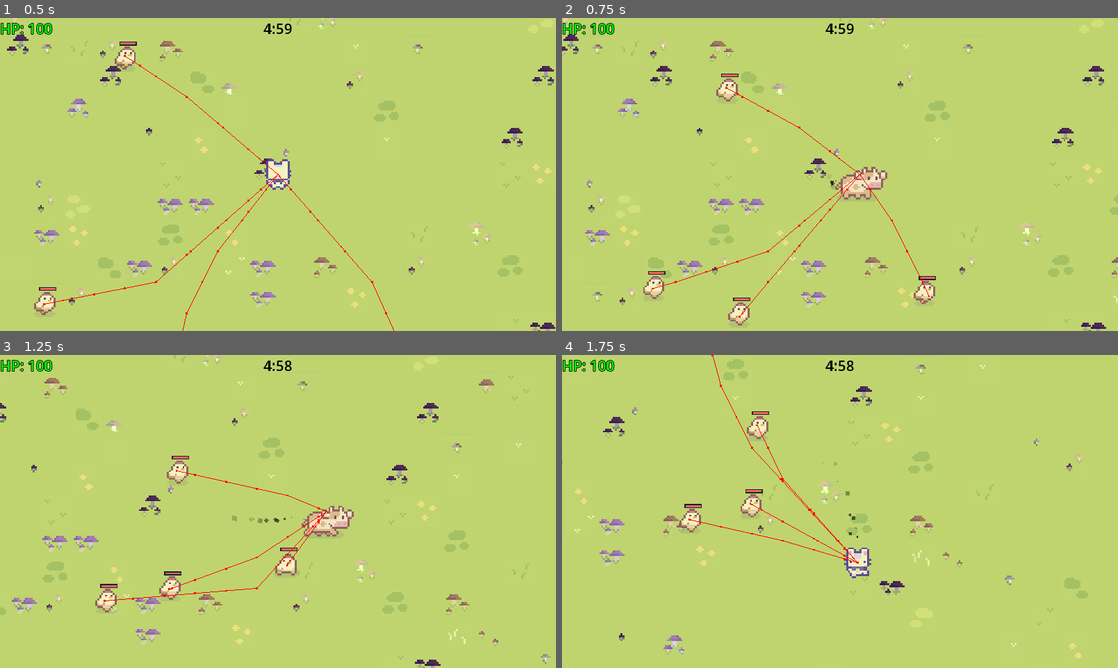
Above: before the commit, frames 1-4 (two rows, left to right).
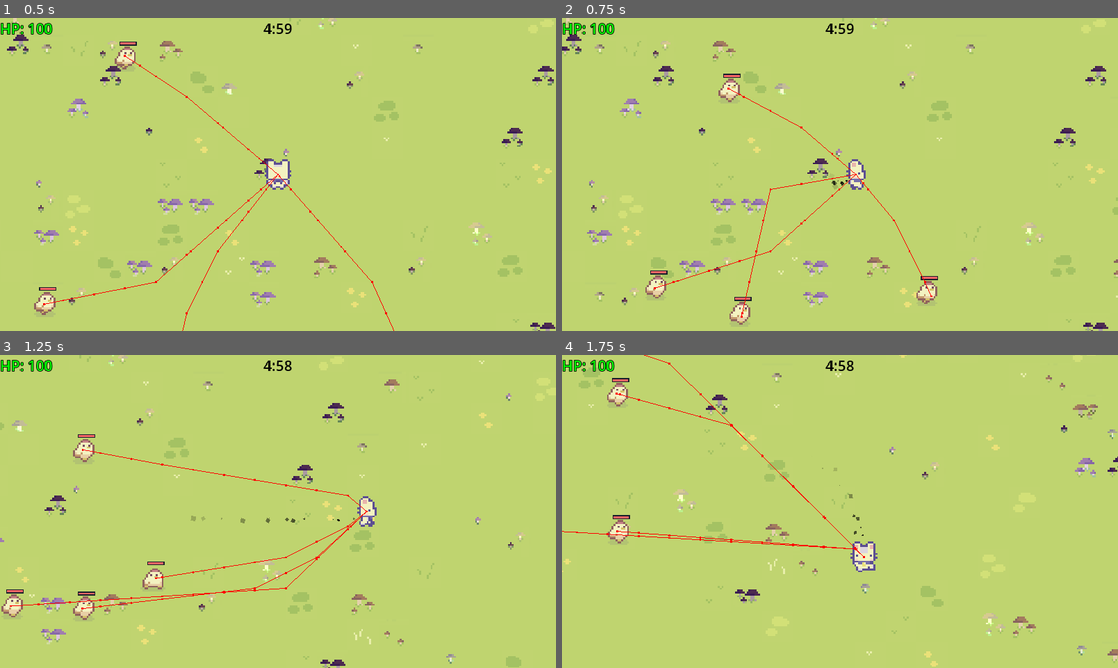
Above: after the commit, the same moments.

Repository: pick-ax-e/Mini-Jam-156-Jame-Gam-29
Game: Godot game, scene res://scenes/main.tscn
Two runs of this game, one before a commit and one after it. Both use one fixed random seed, a clock stepped at 60 frames per second and the inputs below.
Inputs:
- Up to frame 1 (0.5 s): no input
- Up to frame 2 (0.75 s): hold D (move_right) from 0.53 s (still down); hold 2 (attack2) from 0.53 s (still down)
- Up to frame 3 (1.25 s): keep holding D (move_right); keep holding 2 (attack2); tap Space (special) at 0.8 s
- Up to frame 4 (1.75 s): release D (move_right) at 1.28 s; release 2 (attack2) at 1.28 s; hold S (move_back) from 1.28 s (still down); tap Space (special) at 1.35 s; tap 2 (attack2) at 1.55 s

Frame 1 is identical in both runs. In frame 2, 4.5% of the frame differs, in the area x 0-100%, y 0-100%; in frame 3, 8.1%, in the area x 0-99%, y 0-100%; in frame 4, 6.2%.

Commit message:
dash (geometry

Diff:
--- a/scripts/Player/player.gd
+++ b/scripts/Player/player.gd
@@ -8,10 +8,11 @@
 	timedActionRemainingDuration = timedActionDuration[index]
 
 	player_health -= damage
+
 # above are intended for public use
 var particles: CPUParticles2D
 
-const accel = 50
+const accel = 40
 const friction = 0.925
 const noInputFriction = 0.8
 const responsivenessMultiplier = 3
@@ -28,11 +29,14 @@
 
 #timed action system, used for attacks and possibly dashes/dodges in the future
 const timedActionNumber =         [2,3,4]   #refers to action number
-const timedActionDuration =       [0.25,1,0.25]#in secconds
+const timedActionDuration =       [0.25,0.125,0.25]#in secconds
 const timedActionDefaultCooldown =[1,2,0]
 const timedActionAnimationPosition =  [3,4,5] #represents the index * stride
 var timedActionCooldown =       [0,0,0]
 var timedActionRemainingDuration = 0
+
+const dashMaintain = 100
+const dashImpulse = 1500
 
 func _ready():
 	Singleton.player_node = self
@@ -60,7 +64,7 @@
 	if Input.is_action_pressed("attack1"):
 		desiredAction = timedActionNumber[0]
 
-	if Input.is_action_pressed("attack2"):
+	if Input.is_action_pressed("special"):
 		desiredAction = timedActionNumber[1]
 
 	#decrease cooldowns
@@ -80,6 +84,12 @@
 		currentAction = desiredAction
 		timedActionCooldown[index] = timedActionDefaultCooldown[index]
 		timedActionRemainingDuration = timedActionDuration[index]
+	else :
+		return
+
+	match currentAction:
+		3:
+			velocity = wishDir*dashImpulse
 
 
 func handlePlayerAnimations():
@@ -106,6 +116,8 @@
 			animatedSprite.animation = "Placeholder"
 		3:
 			animatedSprite.animation = "Placeholder"
+			if wishDir != Vector2.ZERO:
+				velocity += wishDir * dashMaintain
 		4:
 			animatedSprite.modulate = Color.RED
 
